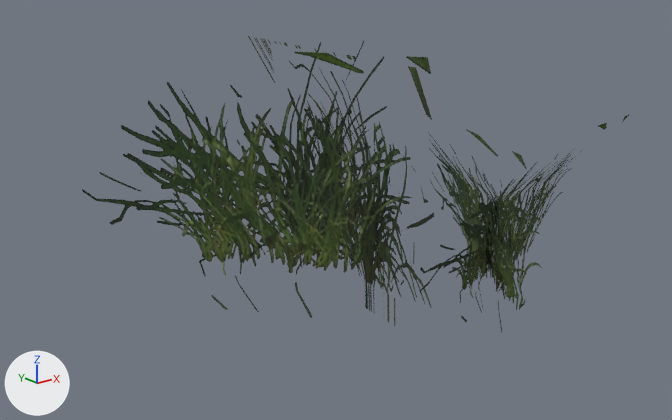
Renders of the glTF model ASSETS/Vegetation/Grass/ForestGrass001/Models/forest_grass_001_b_LOD2.gltf from each side of a commit.
Both versions are drawn from a 50 mm lens placed at (-1.554, -1.717, 0.963), pointed at (-0.206, -0.032, 0.289). The axes (+X, +Y, +Z) are drawn at lower left. The lights are the same throughout. The picture after the commit comes second.

The first picture shows 'forest_grass_001_b_LOD2'.
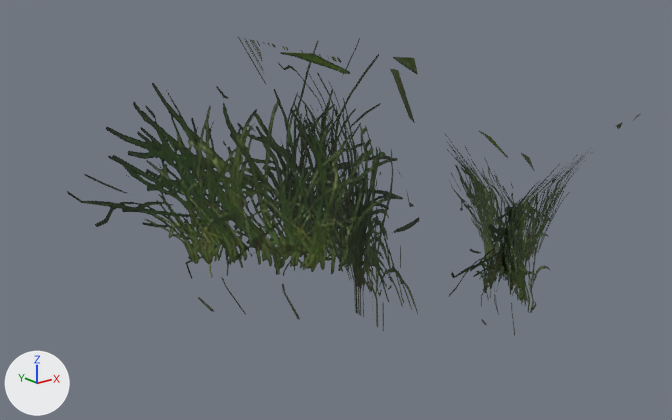
Where the change shows, as pixel boxes (x1, y1, x2, y2) in the pictures (672 x 420 px; the box of a moved part takes in the faces that stretch with it):
'forest_grass_001_b_LOD2', reshaped: before (82, 36, 630, 332); after (67, 37, 640, 335)
part 1 of me_forest_grass_001_b_lod2, moved or reshaped: before (248, 36, 434, 326); after (238, 37, 419, 331)
part 2 of me_forest_grass_001_b_lod2, moved or reshaped: before (420, 114, 630, 322); after (448, 114, 640, 325)
part 3 of me_forest_grass_001_b_lod2, moved or reshaped: before (82, 52, 431, 318); after (67, 52, 418, 319)
part 4 of me_forest_grass_001_b_lod2, moved or reshaped: before (428, 129, 542, 332); after (445, 131, 551, 335)
part 5 of me_forest_grass_001_b_lod2, moved or reshaped: before (235, 40, 410, 260); after (245, 38, 403, 259)

Edits to the bpy script that builds the scene:
```text
Change me_forest_grass_001_b_lod2:
    used by ob_forest_grass_001_b_lod2; location = (0.0, 0.0, 0.0)
    remove me_forest_grass_001_b_lod2.from_pydata(...)  # 40 vertices, 30 faces; spans x -0.712..0.522, y -0.619..0.452, z 0.0..0.687
    add me_forest_grass_001_b_lod2.from_pydata(...)  # 40 vertices, 30 faces; spans x -0.748..0.541, y -0.641..0.458, z 0.0..0.687
    me_forest_grass_001_b_lod2 part 1: the loose piece of 8 vertices spanning x -0.291..-0.055, y -0.412..0.386, z 0.0..0.684 is turned -1.5 degrees about the z axis through its middle, then moved by (-0.038, -0.003, 0.0)
    me_forest_grass_001_b_lod2 part 2: the loose piece of 8 vertices spanning x -0.218..0.522, y -0.486..-0.159, z 0.0..0.497 is turned 4.5 degrees about the z axis through its middle, then moved by (0.029, -0.034, 0.0)
    me_forest_grass_001_b_lod2 part 3: the loose piece of 8 vertices spanning x -0.712..-0.073, y -0.309..0.452, z 0.0..0.687 is turned 0.8 degrees about the z axis through its middle, then moved by (-0.032, 0.01, 0.0)
    me_forest_grass_001_b_lod2 part 4: the loose piece of 8 vertices spanning x -0.156..0.3, y -0.619..0.173, z 0.0..0.519 is turned -3 degrees about the z axis through its middle, then moved by (0.017, -0.032, 0.0)
    me_forest_grass_001_b_lod2 part 5: the loose piece of 8 vertices spanning x -0.227..0.454, y 0.16..0.422, z 0.0..0.644 is turned 3 degrees about the z axis through its middle, then moved by (0.016, 0.039, 0.0)
```
